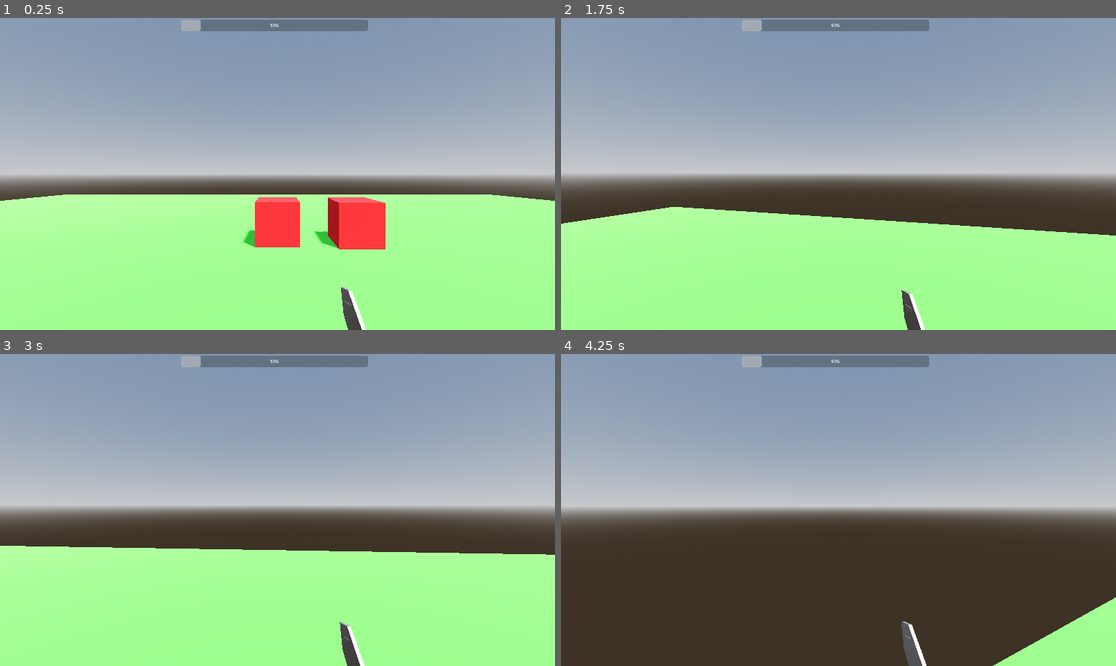
Above: before the commit, frames 1-4 (two rows, left to right).
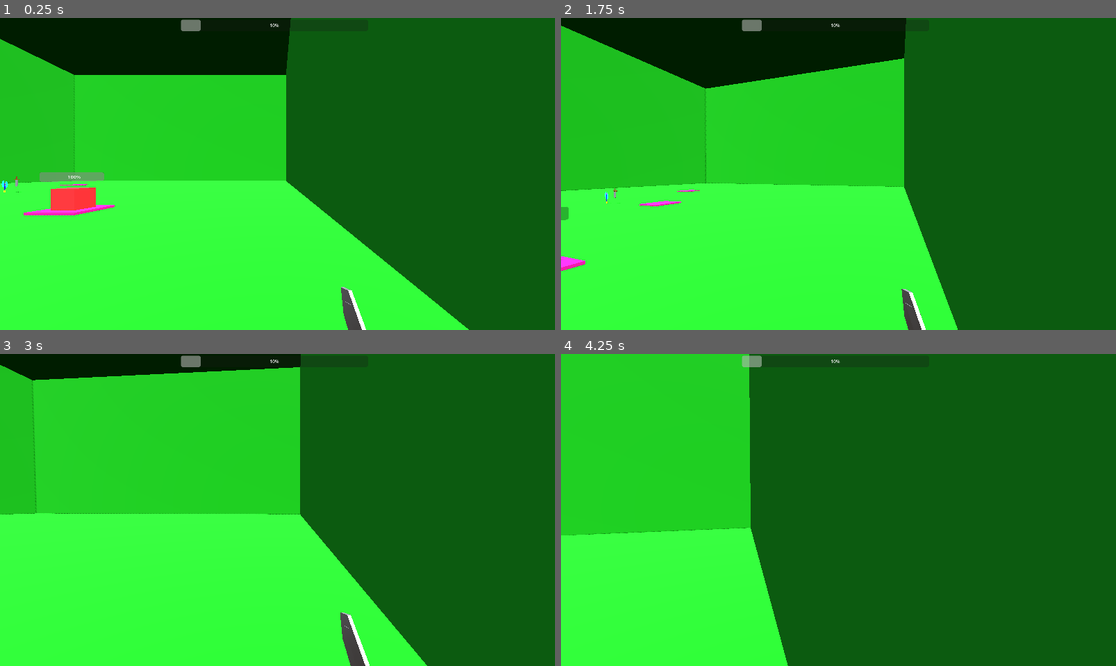
Above: after the commit, the same moments.

Repository: MrDragonMister/Raid_And_Rescue
Game: Godot game, scene res://scenes/world.tscn
Same seed, same stepped clock (60 frames per second), same inputs: the game is played once before the commit and once after it.
Inputs (mouse positions are in pixels of both pictures, inside the frame that each line leads up to):
- Up to frame 1 (0.25 s): no input
- Up to frame 2 (1.75 s): tap Enter at 0.5 s; move the mouse to (866, 174) at 0.52 s; hold W (move_forwards) from 0.53 s (still down); click (866, 174) at 0.6 s; tap Space (jump) at 0.77, 1.52 s; right-click (866, 174) at 0.8 s; move the mouse to (810, 174) at 1.27 s; right-click (810, 174) at 1.35 s; click (810, 174) at 1.55 s
- Up to frame 3 (3 s): keep holding W (move_forwards); move the mouse to (288, 503) at 2.02 s; click (288, 503) at 2.1 s; right-click (288, 503) at 2.3 s; move the mouse to (271, 516) at 2.77 s; tap Shift (crouch) at 2.85 s
- Up to frame 4 (4.25 s): keep holding W (move_forwards); tap Space (jump) at 3.02, 3.77 s; click (832, 516) at 3.05 s; move the mouse to (877, 513) at 3.52 s; right-click (877, 513) at 3.6 s

The runs differ from the first frame. In frame 1, 100% of the frame differs, in the area x 0-100%, y 0-100%; in frame 2, 100%; in frame 3, 100%; in frame 4, 100%.

Commit message:
enemy health

Diff:
--- a/scenes/enemy.tscn
+++ b/scenes/enemy.tscn
@@ -8,6 +8,9 @@
 albedo_color = Color(1, 0.141176, 0.14902, 1)
 
 [sub_resource type="BoxShape3D" id="BoxShape3D_0kg7j"]
+
+[sub_resource type="ViewportTexture" id="ViewportTexture_f24jm"]
+viewport_path = NodePath("SubViewport")
 
 [node name="Enemy" type="CharacterBody3D"]
 script = ExtResource("1_4h4db")
@@ -19,3 +22,30 @@
 
 [node name="CollisionShape3D" type="CollisionShape3D" parent="."]
 shape = SubResource("BoxShape3D_0kg7j")
+
+[node name="SubViewport" type="SubViewport" parent="."]
+transparent_bg = true
+size = Vector2i(200, 40)
+size_2d_override = Vector2i(200, 40)
+size_2d_override_stretch = true
+render_target_update_mode = 4
+
+[node name="Control" type="Control" parent="SubViewport"]
+layout_mode = 3
+anchors_preset = 0
+offset_right = 200.0
+offset_bottom = 40.0
+
+[node name="enemy_health_bar" type="ProgressBar" parent="SubViewport/Control"]
+clip_contents = true
+layout_mode = 1
+anchors_preset = 15
+anchor_right = 1.0
+anchor_bottom = 1.0
+grow_horizontal = 2
+grow_vertical = 2
+
+[node name="health_display" type="Sprite3D" parent="."]
+transform = Transform3D(1, 0, 0, 0, 1, 0, 0, 0, 1, 0, 1, 0)
+flip_h = true
+texture = SubResource("ViewportTexture_f24jm")
--- a/scenes/world.tscn
+++ b/scenes/world.tscn
@@ -10,16 +10,22 @@
 sky_horizon_color = Color(0.64625, 0.65575, 0.67075, 1)
 ground_horizon_color = Color(0.64625, 0.65575, 0.67075, 1)
 
-[sub_resource type="Sky" id="Sky_qouwx"]
+[sub_resource type="Sky" id="Sky_w3uha"]
 sky_material = SubResource("ProceduralSkyMaterial_ij0ug")
 
 [sub_resource type="Environment" id="Environment_rjyjm"]
 background_mode = 2
-sky = SubResource("Sky_qouwx")
+sky = SubResource("Sky_w3uha")
 tonemap_mode = 2
 
-[sub_resource type="StandardMaterial3D" id="StandardMaterial3D_mio8h"]
-albedo_color = Color(0.321569, 1, 0.25098, 1)
+[sub_resource type="StandardMaterial3D" id="StandardMaterial3D_yfbbd"]
+albedo_color = Color(0, 0.552941, 0, 1)
+
+[sub_resource type="StandardMaterial3D" id="StandardMaterial3D_kqdm1"]
+albedo_color = Color(0.0509804, 0.364706, 1, 1)
+
+[sub_resource type="StandardMaterial3D" id="StandardMaterial3D_ukmkf"]
+albedo_color = Color(0.69553, 1.38617e-05, 0.484068, 1)
 
 [sub_resource type="ArrayMesh" id="ArrayMesh_db7oy"]
 _surfaces = [{
@@ -93,7 +99,7 @@
 [sub_resource type="StandardMaterial3D" id="StandardMaterial3D_bqy7l"]
 albedo_color = Color(0, 1, 1, 1)
 
-[node name="World" type="Node3D"]
+[node name="world" type="Node3D"]
 
 [node name="game_manager" type="Node" parent="."]
 unique_name_in_owner = true
@@ -108,25 +114,38 @@
 transform = Transform3D(0.760284, -0.562563, 0.324794, 0, 0.499998, 0.866027, -0.649591, -0.658426, 0.38014, 11.1888, 11.8845, -0.0877705)
 shadow_enabled = true
 
-[node name="CSGBox3D" type="CSGBox3D" parent="world_objects"]
-transform = Transform3D(2.1, 0, 0, 0, 1, 0, 0, 0, 1, 0, -0.4995, 0)
-material_override = SubResource("StandardMaterial3D_mio8h")
+[node name="Map" type="Node" parent="world_objects"]
+
+[node name="Levelbox" type="CSGBox3D" parent="world_objects/Map"]
+transform = Transform3D(1, 0, 0, 0, 1, 0, 0, 0, 1, 0, 12.5, 0)
+material_overlay = SubResource("StandardMaterial3D_yfbbd")
+snap = 0.1
 use_collision = true
-size = Vector3(16, 0.1, 32)
+flip_faces = true
+size = Vector3(50, 25, 50)
 
-[node name="Player" parent="world_objects" instance=ExtResource("2_7s55m")]
-script = ExtResource("3_bx532")
+[node name="PlayerSpawn" type="CSGBox3D" parent="world_objects/Map"]
+transform = Transform3D(1, 0, 0, 0, 1, 0, 0, 0, 1, 23, 0.05, 23)
+material_overlay = SubResource("StandardMaterial3D_kqdm1")
+size = Vector3(2, 0.1, 2)
 
-[node name="enemies" type="Node3D" parent="world_objects"]
+[node name="EnemySpawn" type="CSGBox3D" parent="world_objects/Map"]
+transform = Transform3D(1, 0, 0, 0, 1, 0, 0, 0, 1, 14, 0.05, 14)
+material_overlay = SubResource("StandardMaterial3D_ukmkf")
+snap = 0.1
+size = Vector3(2, 0.1, 2)
 
-[node name="Enemy" parent="world_objects/enemies" instance=ExtResource("4_pccng")]
-transform = Transform3D(1, 0, 0, 0, 1, 0, 0, 0, 1, 0, 0, -5)
+[node name="EnemySpawn2" type="CSGBox3D" parent="world_objects/Map"]
+transform = Transform3D(1, 0, 0, 0, 1, 0, 0, 0, 1, 4, 0.05, 4)
+material_overlay = SubResource("StandardMaterial3D_ukmkf")
+snap = 0.1
+size = Vector3(2, 0.1, 2)
 
-[node name="Enemy2" parent="world_objects/enemies" instance=ExtResource("4_pccng")]
-transform = Transform3D(0.728227, 0.685336, 0, -0.685336, 0.728227, 0, 0, 0, 1, 3.132, -0.592, -5)
-
-[node name="Enemy3" parent="world_objects/enemies" instance=ExtResource("4_pccng")]
-transform = Transform3D(1, 0, 0, 0, 1, 0, 0, 0, 1, 1.82971, -0.283652, -4.88856)
+[node name="EnemySpawn3" type="CSGBox3D" parent="world_objects/Map"]
+transform = Transform3D(1, 0, 0, 0, 1, 0, 0, 0, 1, -6, 0.05, -6)
+material_overlay = SubResource("StandardMaterial3D_ukmkf")
+snap = 0.1
+size = Vector3(2, 0.1, 2)
 
 [node name="Shortsword" type="MeshInstance3D" parent="world_objects"]
 transform = Transform3D(-0.099971, 0.00142997, 0.00193568, 0.00193166, -0.000294028, 0.0999809, 0.00143539, 0.0999894, 0.000266318, 0, 1, 5)
@@ -148,6 +167,15 @@
 surface_material_override/4 = SubResource("StandardMaterial3D_8ejrw")
 surface_material_override/5 = SubResource("StandardMaterial3D_bqy7l")
 
+[node name="Characters" type="Node" parent="world_objects"]
+
+[node name="Enemy" parent="world_objects/Characters" instance=ExtResource("4_pccng")]
+transform = Transform3D(1, 0, 0, 0, 1, 0, 0, 0, 1, 14, 1.05, 14)
+
+[node name="Player" parent="world_objects/Characters" instance=ExtResource("2_7s55m")]
+transform = Transform3D(1, 0, 0, 0, 1, 0, 0, 0, 1, 23, 0.55, 23)
+script = ExtResource("3_bx532")
+
 [node name="Control" type="Control" parent="."]
 layout_mode = 3
 anchors_preset = 0
--- a/scripts/Player.gd
+++ b/scripts/Player.gd
@@ -4,7 +4,7 @@
 const SPEED = 5
 const JUMP_VELOCITY = 7
 const SENSITIVITY = 0.003
-const AIR_SPEED = 5
+const AIR_SPEED = 1
 const JUMP_XZ_ACCELERATION = 1.2
 
 #headbob variables
@@ -142,11 +142,11 @@
 	# Handle jump.
 	if Input.is_action_pressed("jump") and is_on_floor() and not active_camera == cameraf:
 		velocity.y = JUMP_VELOCITY
-
 		velocity.x *= JUMP_XZ_ACCELERATION
 		velocity.z *= JUMP_XZ_ACCELERATION
 
 	move_and_slide()
+
 	#head bob
 	t_bob += delta * velocity.length() * float(is_on_floor())
 	camera1.transform.origin = headbob(t_bob)
--- a/scripts/enemy.gd
+++ b/scripts/enemy.gd
@@ -2,14 +2,16 @@
 
 const ENEMY_SPEED = 5
 @onready var enemy: CharacterBody3D = $"."
+@onready var health := 100
+@onready var health_bar := $"SubViewport/Control/enemy_health_bar"
 
 func _physics_process(delta: float) -> void:
 	var want_dir: Vector2 = Input.get_vector("ui_left", "ui_right", "ui_up", "ui_down")
 	var direction: Vector3 = (enemy.transform.basis * Vector3(want_dir.x, 0, want_dir.y)).normalized()
 
 	# Add the gravity.
-	#if not is_on_floor():
-	#	velocity += get_gravity() * delta * 2
+	if not is_on_floor():
+		velocity += get_gravity() * delta * 2
 
 	# Get the input direction and handle the movement/deceleration.
 	if is_on_floor():
@@ -17,3 +19,18 @@
 		velocity.z = direction.z * ENEMY_SPEED
 
 	move_and_slide()
+
+func _ready():
+	health_bar.value = health
+
+func _process(delta: float) -> void:
+	if Input.is_action_just_pressed("attack"):
+		for n in 10:
+			health = max(health - 1, health_bar.min_value)
+			health_bar.value = health
+			await get_tree().create_timer(0.01).timeout
+	if Input.is_action_just_pressed("interact"):
+		for n in 10:
+			health = min(health + 1, health_bar.max_value)
+			health_bar.value = health
+			await get_tree().create_timer(0.01).timeout
--- a/scripts/game_manager.gd
+++ b/scripts/game_manager.gd
@@ -2,18 +2,25 @@
 
 @onready var health := 10
 @onready var health_bar := $"../Control/health_bar"
+@onready var enemy_health_display := $"../world_objects/Characters/Enemy/health_display"
 
 func _ready():
 	health_bar.value = health
 
 func _process(delta: float) -> void:
-	if Input.is_action_just_pressed("attack"):
-		for n in 10:
-			health = max(health - 1, health_bar.min_value)
-			health_bar.value = health
-			await get_tree().create_timer(0.01).timeout
-	if Input.is_action_just_pressed("interact"):
-		for n in 10:
-			health = min(health + 1, health_bar.max_value)
-			health_bar.value = health
-			await get_tree().create_timer(0.01).timeout
+	#if Input.is_action_just_pressed("attack"):
+		#for n in 10:
+			#health = max(health - 1, health_bar.min_value)
+			#health_bar.value = health
+			#await get_tree().create_timer(0.01).timeout
+	#if Input.is_action_just_pressed("interact"):
+		#for n in 10:
+			#health = min(health + 1, health_bar.max_value)
+			#health_bar.value = health
+			#await get_tree().create_timer(0.01).timeout
+
+	# Get the camera from the current viewport
+	var camera = get_viewport().get_camera_3d()
+	if camera:
+		# Rotate the Sprite3D to face the camera's position
+		enemy_health_display.look_at(camera.global_transform.origin, Vector3.UP)
Not shown: 1 places in scenes/enemy.tscn that only renumber resources
Not shown: 1 places in scenes/world.tscn that only renumber resources
